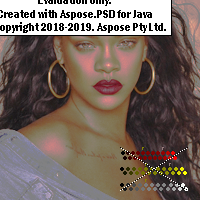
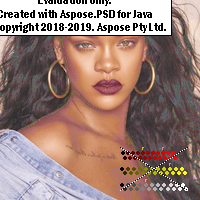
Layer changes from the first 200x200 image to the second:
pixels changed over bbox(0, 0, 200, 200) (layer not identified)
